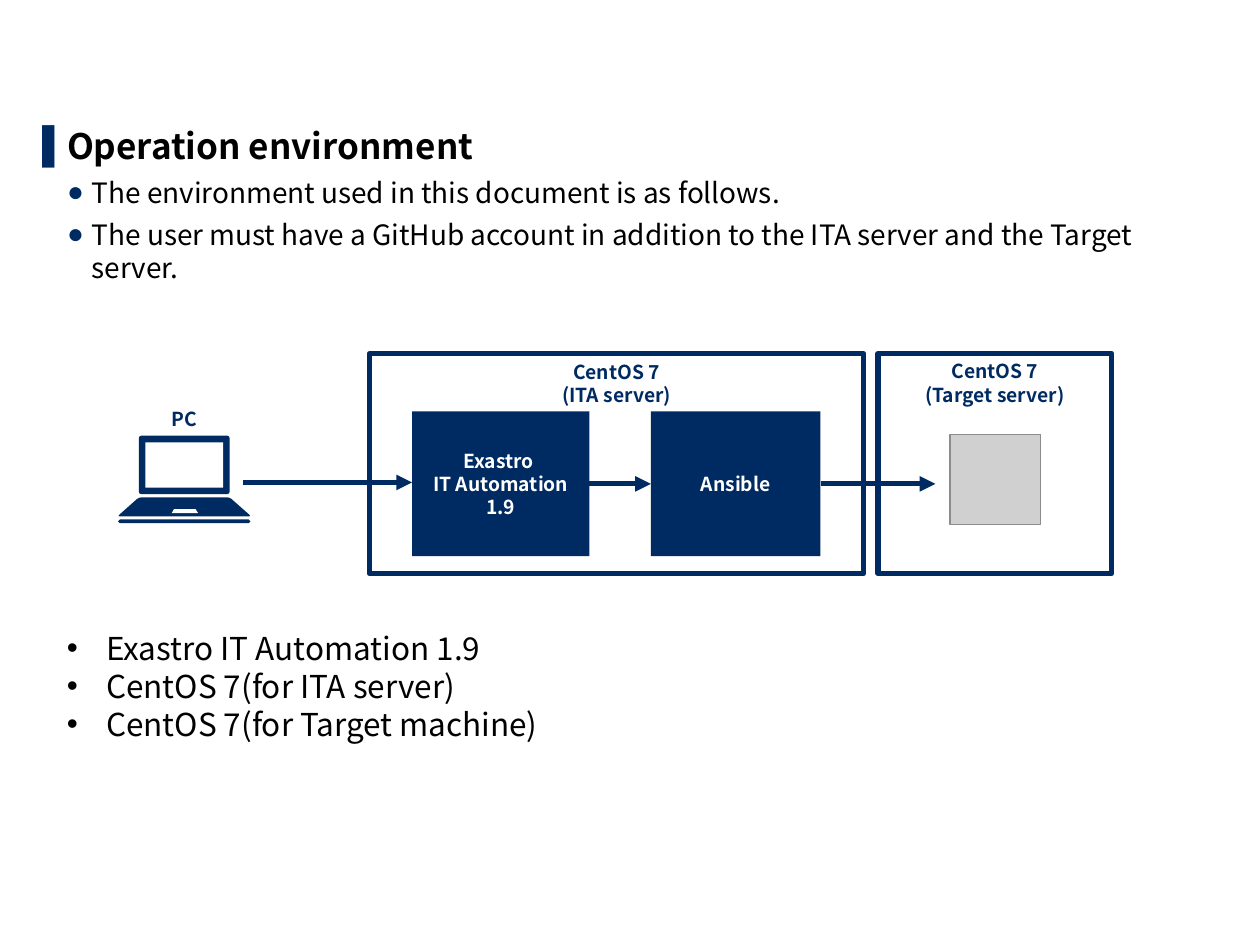
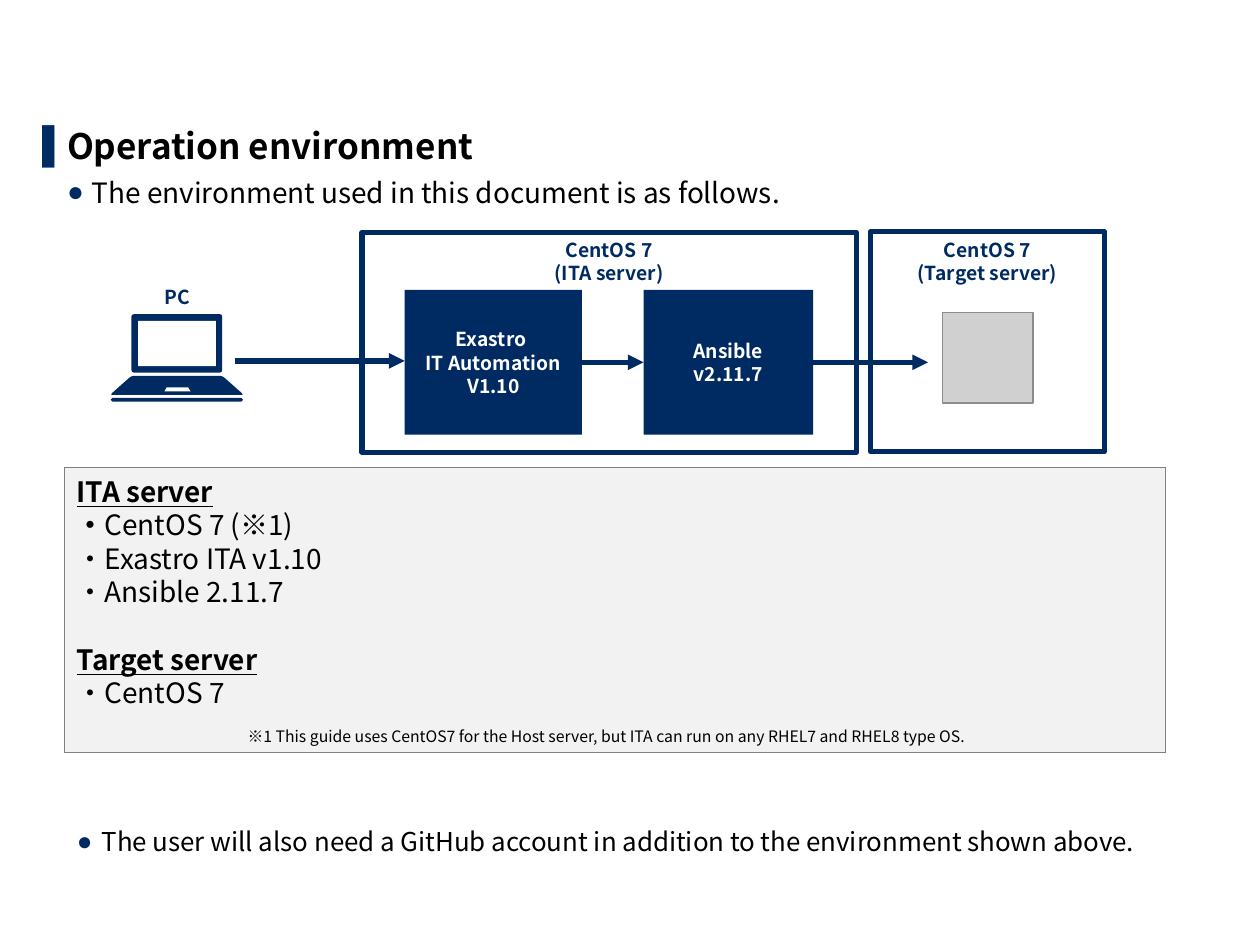
Before and after one commit to exastro-suite/it-automation-docs, a slide deck: slide 5 of asset/Learn/ITA-CICD_for_IaC_practice_en.pptx. Drawn at 1260x945 pixels with LibreOffice and Linux fonts; fonts in the diff are those of the drawing; grey boxes stand for pictures; background and template pictures are left out. Boxes give left, top, right and bottom in pixels: in the first picture for what was removed or moved away, otherwise in the second. Text is boxed around its words. In the diff, an @@ line names an element or a change of style, - is before the commit and + after.

```diff
--- a/asset/Learn/ITA-CICD_for_IaC_practice_en.pptx
+++ b/asset/Learn/ITA-CICD_for_IaC_practice_en.pptx
@@ text at (92, 222, 1132, 279): paragraph removed @@
-  ● The user must have a GitHub account in addition to the ITA server and the Target server.
@@ text "PC": place and size @@
-text "PC" at (172, 411, 197, 427)
+text "PC" at (164, 289, 189, 305)
@@ rectangle "Exastro": place and size @@
-rectangle "Exastro" at (412, 412, 590, 557)
+rectangle "Exastro" at (404, 290, 582, 435)
@@ 3 rectangles, 2 freeform shapes, 2 arrows: place and size @@
-3 rectangles, 2 freeform shapes, 2 arrows at (118, 354, 1113, 575)
+3 rectangles, 2 freeform shapes, 2 arrows at (111, 232, 1105, 452)
@@ picture: place and size @@
-picture at (950, 435, 1041, 525)
+picture at (942, 312, 1033, 403)
@@ arrow moved from (243, 483) - (412, 483) to (236, 360) - (404, 360) @@
@@ text in rectangle at (467, 378, 519, 394): text changed @@
-1.9
+V1.10
@@ text in rectangle at (694, 367, 763, 382): paragraph added @@
+v2.11.7
@@ rectangle added at (64, 467, 1166, 752), fill #F2F2F2, outline #808080 0.75 pt, 16 pt, text #000000 @@
+ITA server
+・CentOS 7 (※1)
+・Exastro ITA v1.10
+・Ansible 2.11.7
+Target server
+・CentOS 7
@@ text removed at (106, 635, 538, 744) @@
-• Exastro IT Automation 1.9
-• CentOS 7(for ITA server)
-• CentOS 7(for Target machine)
@@ text added at (248, 729, 964, 746), 9 pt, text #000000 @@
+※1 This guide uses CentOS7 for the Host server, but ITA can run on any RHEL7 and RHEL8 type OS.
@@ text added at (102, 830, 1134, 852), 14.8 pt, text #000000 @@
+  ● The user will also need a GitHub account in addition to the environment shown above.
```
Also in this commit, not shown: 6 other slides changed, 11 other files.
